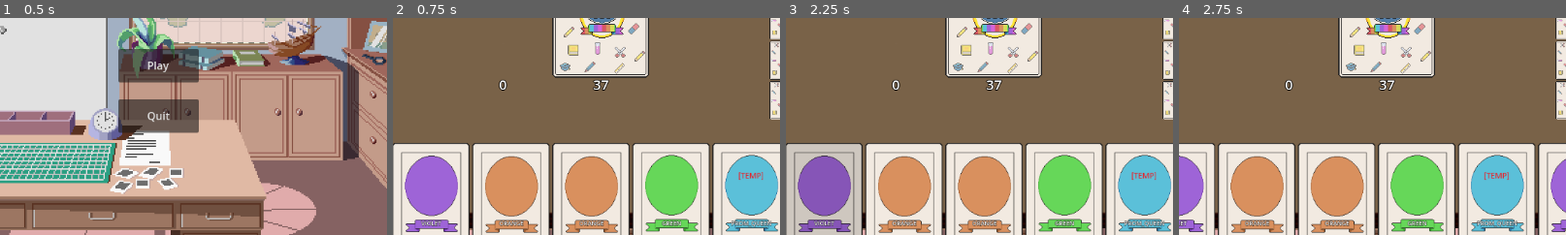
Above: before the commit, frames 1-4 (left to right).
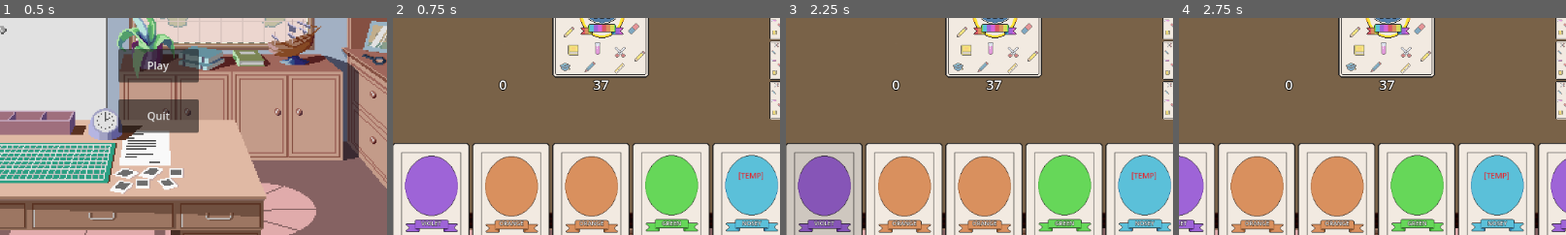
Above: after the commit, the same moments.

Repository: ludughetti/RainbowHigh
Game: Godot game, scene res://scenes/game/main_menu.tscn
Same seed, same stepped clock (60 frames per second), same inputs: the game is played once before the commit and once after it.
Inputs:
- Up to frame 1 (0.5 s): no input
- Up to frame 2 (0.75 s): click "Play" at 0.5 s
- Up to frame 3 (2.25 s): click "BLUE" at 1.25 s; click "VIOLET" at 2 s
- Up to frame 4 (2.75 s): no input
The pictures show only the part of the screen within x 30-79%, y 39-89%; the shares and areas given below are measured in that part.

Frame 1 is identical in both runs. In frame 2, 0.2% of the frame differs, in the area x 87-98%, y 93-97%; in frame 3, 0.2%; in frame 4, 0.2%.

Commit message:
Implemented Nosey

Diff:
--- a/scripts/game/game_manager.gd
+++ b/scripts/game/game_manager.gd
@@ -65,7 +65,7 @@
 		# TEMP ------------------
 		if player.player_name == "Player":
 			var special_card := CardCharacterData.new()
-			special_card.setup_card(CardConstants.CardCharacter.PROM_QUEEN)
+			special_card.setup_card(CardConstants.CardCharacter.NOSEY)
 			player.add_card_to_hand(special_card)
 
 		player.update_ui()
@@ -190,6 +190,8 @@
 			await apply_effect_sportsy(player)
 		CardConstants.CardCharacter.PROM_QUEEN:
 			await apply_effect_prom_queen(player)
+		CardConstants.CardCharacter.NOSEY:
+			await apply_effect_nosey(player)
 
 func apply_effect_math_teacher(player: BasePlayer):
 	print("Math Teacher: Drawing 2 extra cards")
@@ -266,3 +268,29 @@
 		target.discard_from_hand(selected)
 		deck.discard_card(selected)
 		target.update_ui()
+
+func apply_effect_nosey(player: BasePlayer):
+	var current_index := players.find(player)
+	if current_index == -1:
+		print("Error: Player not found")
+		return
+
+	var target_index := (current_index - 1 + players.size()) % players.size()
+	var target_player: BasePlayer = players[target_index]
+
+	if target_player.hand.is_empty():
+		print("%s tried to steal from %s, but their hand is empty" % [player.player_name, target_player.player_name])
+		return
+
+	# Steal a random card
+	var stolen_card: CardData = target_player.hand.pick_random()
+	target_player.hand.erase(stolen_card)
+	player.hand.append(stolen_card)
+
+	print("%s stole a card from %s!" % [player.player_name, target_player.player_name])
+
+	# Update UIs
+	target_player.update_ui()
+	player.update_ui()
+
+	await enforce_hand_limit(player)
--- a/scripts/utils/card_assets_utils.gd
+++ b/scripts/utils/card_assets_utils.gd
@@ -35,37 +35,37 @@
 const CHARACTER_CARD_TEXTURES_IDLE := {
 	CardConstants.CardCharacter.MATH_TEACHER: preload("res://assets/cards/character/math_teacher/MATH_TEACHER_Idle.png"),
 	CardConstants.CardCharacter.SPORTSY: preload("res://assets/cards/character/sportsy/SPORTSY_Idle.png"),
-	CardConstants.CardCharacter.PROM_QUEEN: preload("res://assets/cards/character/prom_queen/PROM_QUEEN_Idle.png")
-	#CardConstants.CardCharacter.NOSEY: preload("res://assets/cards/character/Nosey_Idle.png"),
-	#CardConstants.CardCharacter.HISTORY_TEACHER: preload("res://assets/cards/character/HistoryTeacher_Idle.png"),
+	CardConstants.CardCharacter.PROM_QUEEN: preload("res://assets/cards/character/prom_queen/PROM_QUEEN_Idle.png"),
+	CardConstants.CardCharacter.NOSEY: preload("res://assets/cards/character/nosey/NOSEY_Idle.png"),
 	#CardConstants.CardCharacter.THEATER_KID: preload("res://assets/cards/character/TheaterKid_Idle.png"),
 	#CardConstants.CardCharacter.CLASS_PRESIDENT: preload("res://assets/cards/character/ClassPresident_Idle.png"),
 	#CardConstants.CardCharacter.ART_TEACHER: preload("res://assets/cards/character/ArtTeacher_Idle.png"),
-	#CardConstants.CardCharacter.BAD_BOY: preload("res://assets/cards/character/BadBoy_Idle.png")
+	#CardConstants.CardCharacter.BAD_BOY: preload("res://assets/cards/character/BadBoy_Idle.png"),
+	#CardConstants.CardCharacter.HISTORY_TEACHER: preload("res://assets/cards/character/HistoryTeacher_Idle.png")
 }
 
 const CHARACTER_CARD_TEXTURES_HOVER := {
 	CardConstants.CardCharacter.MATH_TEACHER: preload("res://assets/cards/character/math_teacher/MATH_TEACHER_Hover.png"),
 	CardConstants.CardCharacter.SPORTSY: preload("res://assets/cards/character/sportsy/SPORTSY_Hover.png"),
 	CardConstants.CardCharacter.PROM_QUEEN: preload("res://assets/cards/character/prom_queen/PROM_QUEEN_Hover.png"),
-	#CardConstants.CardCharacter.NOSEY: preload("res://assets/cards/character/Nosey_Idle.png"),
-	#CardConstants.CardCharacter.HISTORY_TEACHER: preload("res://assets/cards/character/HistoryTeacher_Idle.png"),
+	CardConstants.CardCharacter.NOSEY: preload("res://assets/cards/character/nosey/NOSEY_Hover.png"),
 	#CardConstants.CardCharacter.THEATER_KID: preload("res://assets/cards/character/TheaterKid_Idle.png"),
 	#CardConstants.CardCharacter.CLASS_PRESIDENT: preload("res://assets/cards/character/ClassPresident_Idle.png"),
 	#CardConstants.CardCharacter.ART_TEACHER: preload("res://assets/cards/character/ArtTeacher_Idle.png"),
-	#CardConstants.CardCharacter.BAD_BOY: preload("res://assets/cards/character/BadBoy_Idle.png")
+	#CardConstants.CardCharacter.BAD_BOY: preload("res://assets/cards/character/BadBoy_Idle.png"),
+	#CardConstants.CardCharacter.HISTORY_TEACHER: preload("res://assets/cards/character/HistoryTeacher_Idle.png")
 }
 
 const CHARACTER_CARD_TEXTURES_PRESSED := {
 	CardConstants.CardCharacter.MATH_TEACHER: preload("res://assets/cards/character/math_teacher/MATH_TEACHER_Pressed.png"),
 	CardConstants.CardCharacter.SPORTSY: preload("res://assets/cards/character/sportsy/SPORTSY_Pressed.png"),
 	CardConstants.CardCharacter.PROM_QUEEN: preload("res://assets/cards/character/prom_queen/PROM_QUEEN_Pressed.png"),
-	#CardConstants.CardCharacter.NOSEY: preload("res://assets/cards/character/Nosey_Idle.png"),
-	#CardConstants.CardCharacter.HISTORY_TEACHER: preload("res://assets/cards/character/HistoryTeacher_Idle.png"),
+	CardConstants.CardCharacter.NOSEY: preload("res://assets/cards/character/nosey/NOSEY_Pressed.png"),
 	#CardConstants.CardCharacter.THEATER_KID: preload("res://assets/cards/character/TheaterKid_Idle.png"),
 	#CardConstants.CardCharacter.CLASS_PRESIDENT: preload("res://assets/cards/character/ClassPresident_Idle.png"),
 	#CardConstants.CardCharacter.ART_TEACHER: preload("res://assets/cards/character/ArtTeacher_Idle.png"),
-	#CardConstants.CardCharacter.BAD_BOY: preload("res://assets/cards/character/BadBoy_Idle.png")
+	#CardConstants.CardCharacter.BAD_BOY: preload("res://assets/cards/character/BadBoy_Idle.png"),
+	#CardConstants.CardCharacter.HISTORY_TEACHER: preload("res://assets/cards/character/HistoryTeacher_Idle.png")
 }
 
 const JOKER_CARD_TEXTURE_IDLE = preload("res://assets/cards/core/Joker/JOKER_Idle.png")
Binary file added: assets/cards/character/nosey/NOSEY_Hover.png
Not shown, added: assets/cards/character/nosey/NOSEY_Hover.png.import
Binary file added: assets/cards/character/nosey/NOSEY_Idle.png
Not shown, added: assets/cards/character/nosey/NOSEY_Idle.png.import
Binary file added: assets/cards/character/nosey/NOSEY_Pressed.png
Not shown, added: assets/cards/character/nosey/NOSEY_Pressed.png.import
